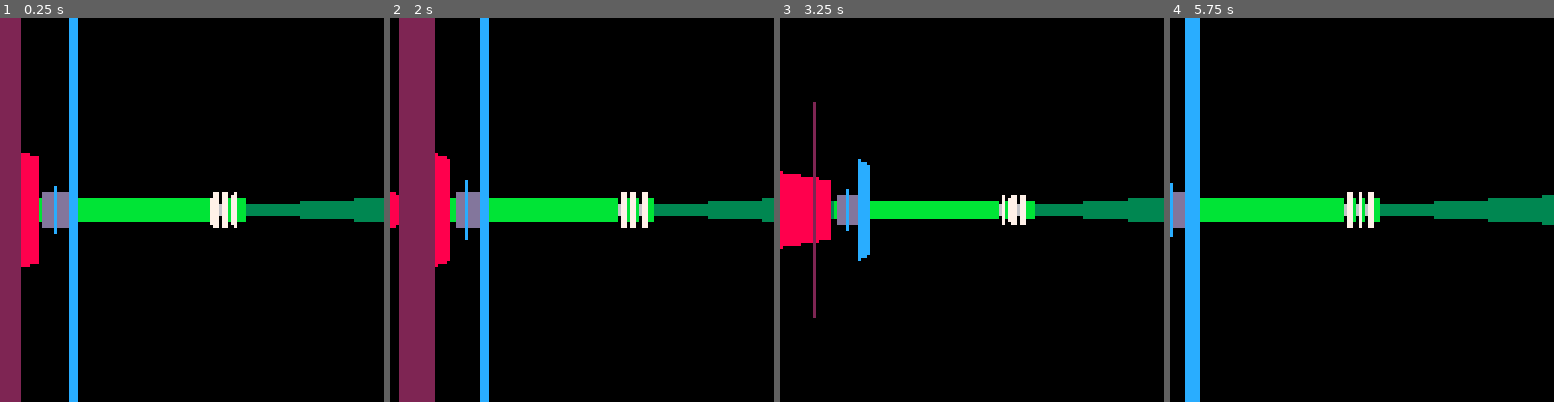
Above: before the commit, frames 1-4 (left to right).
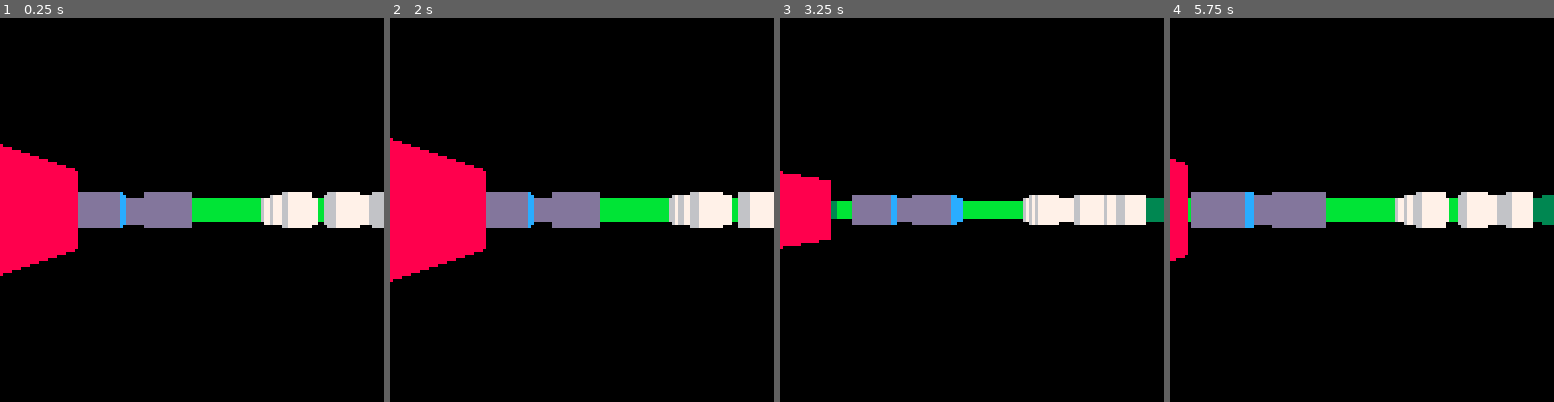
Above: after the commit, the same moments.

Repository: schoblaska/pico-8
Game: PICO-8 cartridge src/raycaster.p8
Same seed, same stepped clock (60 frames per second), same inputs: the game is played once before the commit and once after it.
Inputs:
- Up to frame 1 (0.25 s): no input
- Up to frame 2 (2 s): tap O (Z key) at 0.33, 0.7, 1.43 s; hold Left from 1.97 s (still down)
- Up to frame 3 (3.25 s): tap O (Z key) at 2.22, 3.1 s; release Left at 2.37 s; hold Down 2.42-2.82 s; hold Right from 2.87 s (still down)
- Up to frame 4 (5.75 s): release Right at 3.53 s; hold Up 3.58-4.08 s; tap O (Z key) at 3.98, 4.87 s; hold Right 4.13-4.53 s; hold Down 4.58-5.08 s; hold Left from 5.13 s (still down)

The runs differ from the first frame. In frame 1, 16% of the frame differs, in the area x 0-100%, y 0-100%; in frame 2, 20%; in frame 3, 6.2%; in frame 4, 12%.

Commit message:
fix bug in sidedist calculation

Diff:
--- a/src/raycaster.p8
+++ b/src/raycaster.p8
@@ -113,7 +113,7 @@
     for coord in all {"x", "y"} do
       if (rayDir[coord] < 0) then
         step[coord] = -1
-        sideDist[coord] = (pos[coord] + mapPos[coord]) * deltaDist[coord]
+        sideDist[coord] = (pos[coord] - mapPos[coord]) * deltaDist[coord]
       else
         step[coord] = 1
         sideDist[coord] = (mapPos[coord] + 1 - pos[coord]) * deltaDist[coord]
